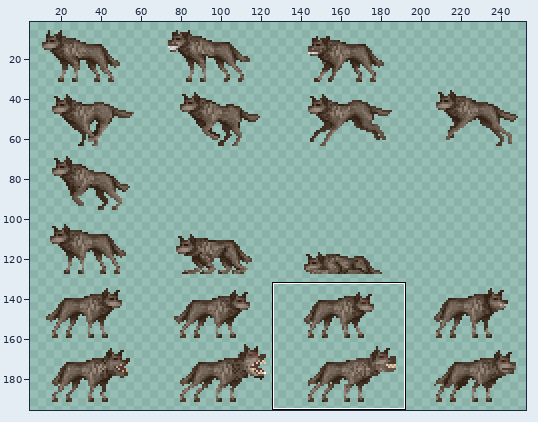
File history of a sprite sheet, Res/HeroesAndMagic/Bitmaps/BWolf.png. Above, an overview of the earlier version with the close-up marked.
Close-up. First the earlier version:
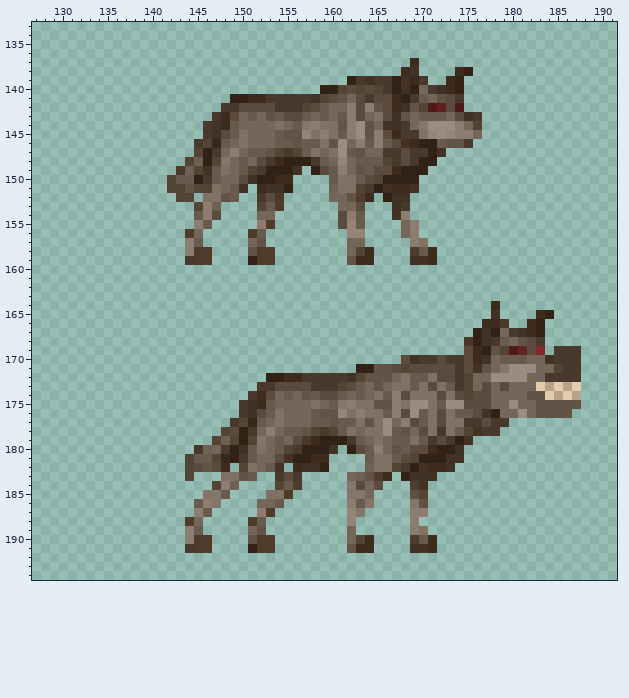
The file is 256x256 pixels. Colours within 5 levels of each other are drawn and written as one. Shown: x 127..191, y 133..194. The wide view leaves out empty margins. The commit also changed other parts of the picture, which this record leaves out.
New version:
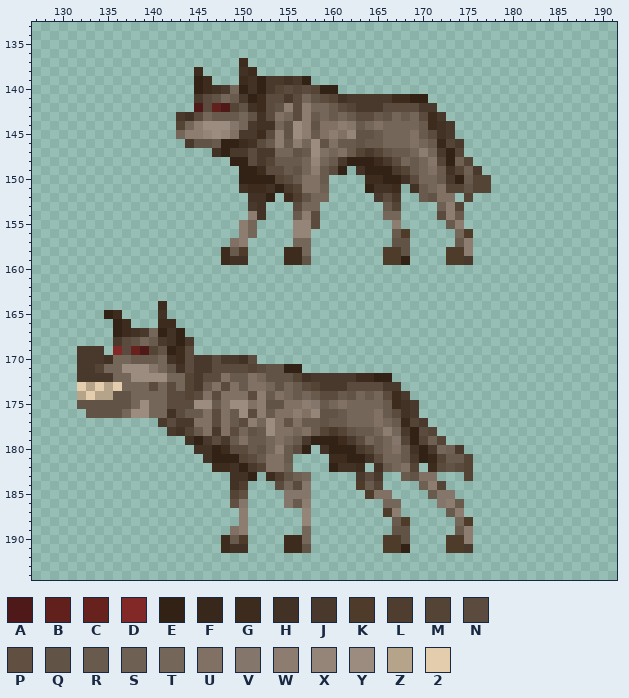
Palette (. is transparent): A #4f1919  B #61201c  C #67221e  D #822927  E #322215  F #37281b  G #3d2c1d  H #423225  J #48392c  K #4e3b29  L #4f3e2f  M #534436  N #5a4b3e  P #615041  Q #625347  R #695a4e  S #6f6054  T #75665a  U #807164  V #84766b  W #8d7d70  X #948578  Y #9c8c7f  Z #b5a48a  2 #e3cdac
Changes in this commit:
@@ x 140..179 @@
 136 ........................................
-137 .............................G..........
-138 ............................GH....GE....
-139 ......................EJHJJEHGJ..GE.....
-140 ...................EEMNMNMJEHETJHGE.....
-141 .........EEGGJJJJJHMNQTNJNNGEJRTQNJ.....
-142 ........JJNNNNJJJMNRTTWNWQNGHQMABNA.....
-143 .......JGNTRTQRNNRTRTRWNTUNHQTRRRTNHJ...
-144 ......JHGRTTTTUTRVWUUQWYQTHHJTVYYYWTM...
-145 ......JHNRUTTTRQQXUWURWYQWNGJJUXYXWWT...
-146 .....JMFRTUTTTRRQRRUQYTWRWRNHGEERQQJ....
-147 .....MEJTWTRRQMJMRUTUYRQTTJJNJJEH.......
-148 ....MSEMVTRTNJGEEEJRTXTRRRMJNJEE........
-149 ...JSMHRUTRMJEEEH.ENRWTQRNNGEEE.........
-150 ..MRREJRTTNHEEGG....RUURNMEEEE..........
-151 ..MMQMMUTRH.GHHE....SUUMJEHGGH..........
-152 ...MM.UUQR..JNJ.....TTQLG.EHH...........
-153 .....MWS....MRK......TTN...HJ...........
-154 .....RWN....TT.......NWR...HW...........
-155 .....WR.....WK.......NXR....TW..........
-156 ....KT.....KR.........XX....TW..........
-157 ....WR.....TQ.........TT.....WU.........
-158 ....WKK....QKK........TMG....KRG........
-159 ....JKK....EKK........QGG....HHG........
+137 ..........G.............................
+138 .....G....HG............................
+139 .....EG...GHEJJHJE......................
+140 .....EGHJTEHEJMNMNMEE...................
+141 .....JNQTRJEGNNJNTQNMHJJJJJGGEE.........
+142 .....ANBAMQHGNQWNWTTRNMJJJNNNNJJ........
+143 ...JHNTRRRTQHNUTNWRTRTRNNRQTRTNGJ.......
+144 ...MTWYYYVTJHHTQYWQUUWVRTUTTTTRGHJ......
+145 ...TWWXYXUJJGNWQYWRUWUXQQRTTTURNHJ......
+146 ....JQQREEGHNRWRWTYQURRQRRTTTUTRFMJ.....
+147 .......HEJJNJJTTQRYUTURMJMQRRTWTJEM.....
+148 .........EENJMRRRTXTRJEEEGJNTRTVMESM....
+149 ..........EEGNNRQTWRNE.HEEEJMRTURHMSJ...
+150 ..........EEEEMNRUUR....GGEEHNTTRJERMM..
+151 ..........HGGHEJMUUS....EHHG.HRTUMMQMM..
+152 ...........HHE.GLQTT.....JNJ..RQUU.M....
+153 ...........JH...NTT.......RM....SWM.....
+154 ...........WH...RWN.......TT....NWR.....
+155 ..........WT....XXN........W.....RW.....
+156 ..........WT....XX.........RK.....TK....
+157 .........UW.....TT.........QQ.....RW....
+158 ........GRK....GGT........KKQ....KKW....
+159 ........GHH....GGQ........KKE....KKJ....
 160 ........................................
@@ x 127..191 @@
 163 .................................................................
-164 ...................................................G.............
-165 ...................................................H....GE.......
-166 ..................................................GGJ..GE........
-167 .................................................EHETJHGE........
-168 ................................................JEHJRTQNJ........
-169 ................................................NGEQMACND.JJJ....
-170 .........................................NHJJNJJNGHTRRRTTHJJJ....
-171 ....................................EEQQNMNNNNNJNHQTVYYYTTMJJ....
-172 ..........................EEGGJJJJJHMQQQTURRUNNJMTTYYYYTTJJJJ....
-173 .........................JJNNNNJJJMNRTQTUURUNURJMTNTNTTT2Z2Z2....
-174 ........................JGNTRTQRNNRTRTURWNUUUNUNMNNTTTTQQ2Z2Z....
-175 .......................JHGRTTTTUTRVWUUQQWUYYURYYNNNTTYTTQQQQQ....
-176 .......................JHNRUTTTRQQXUWUURWNYRUNURRNHETTYTQQQQ.....
-177 ......................JMFRTUTTTRRQRRUQUYTWNRUNUUJJNJJ............
-178 .....................MNEJTWTRRQMJMRUTUUYRQTNUJURMHJJ.............
-179 ....................MSMEMVTRTNJGEEEJRTUTRRURJNJEH................
-180 ..................JSTJEHRUTRMJEEEH.ENRWTQRNNGEEH.................
-181 .................MRRMFEJRTTNHEEGG....RUURNMEEEHH.................
-182 .................MNQNG.MUTRH.GHHE....SUUMJEHGGH..................
-183 .................M...UUQR..JNJ.....TSQLG.EHHH....................
-184 ....................MWS....MRK.....VNTN...LH.....................
-185 ...................VVR....UUK......VVT....PM.....................
-186 ..................RWV....TTR.......WRV....VP.....................
-187 ..................WR.....WK........XV.....WW.....................
-188 .................KT.....KR.........X......W......................
-189 .................WR.....TQ.........T......WU.....................
-190 .................WKK....QKK........TMG....KRG....................
-191 .................JKK....EKK........QGG....HHG....................
+164 ..............G..................................................
+165 ........EG....H..................................................
+166 .........EG...GG.................................................
+167 .........EGHJTEHE................................................
+168 .........JNQTRJHEJ...............................................
+169 .....JJJ.DNCAMQEGN...............................................
+170 .....JJJHTTRRRTHGNJJNJJHN........................................
+171 .....JJMTTYYYVTQHNJJNNNNMNQQEE...................................
+172 .....JJJJTTYYYYTTMJNNURRUTQQQMHJJJJJGGEE.........................
+173 .....2Z2Z2TTTNTNTMJRUNURUUTQTRNMJJJNNNNJJ........................
+174 .....Z2ZZQQTTTTNNMNUNUUUNWRUTRTRNNRQTRTNGJ.......................
+175 .....QQQQQQTYTTNNNYYRUYYUWQQUUWVRTUTTTTRGHJ......................
+176 ......QQQQTYYTTHNRRUNURYNWRUUWUXQQRTTTURNHJ......................
+177 ..............JNJJUUNURNWTYUQURRQRRTTTUTRFMJ.....................
+178 ...............JHMRUJUNTQRYUUTURMJMQRRTWTJENM....................
+179 .................HEJNJRURRTUTRJEEEGJNTRTVMEMSM...................
+180 ..................HHEGNNRQTWRNE.HEEEJMRTURHEJTSJ.................
+181 ...................HEEEMNRUUR....GGEEHNTTRJEFMRRM................
+182 ....................GGHEJMUUS....EHHG.HRTUM.GNQNM................
+183 ......................HHE.GLQST.....JNJ..RQUU...M................
+184 ......................HL...NTNV.....KRM....SWM...................
+185 ......................MP....VVV......KUU....RVV..................
+186 ......................PV....VRW........TT....VWR.................
+187 .......................W......X........KW.....RW.................
+188 .......................W......X.........RK.....TK................
+189 ......................UW......T.........QQ.....RW................
+190 .....................GRK....GGT........KKQ....KKW................
+191 .....................GHH....GGQ........KKE....KKJ................
 192 .................................................................
Pixel boxes of the changes (left, top, right, bottom) in both close-ups:
changed: (167, 58, 491, 265)
changed: (77, 301, 581, 553)
